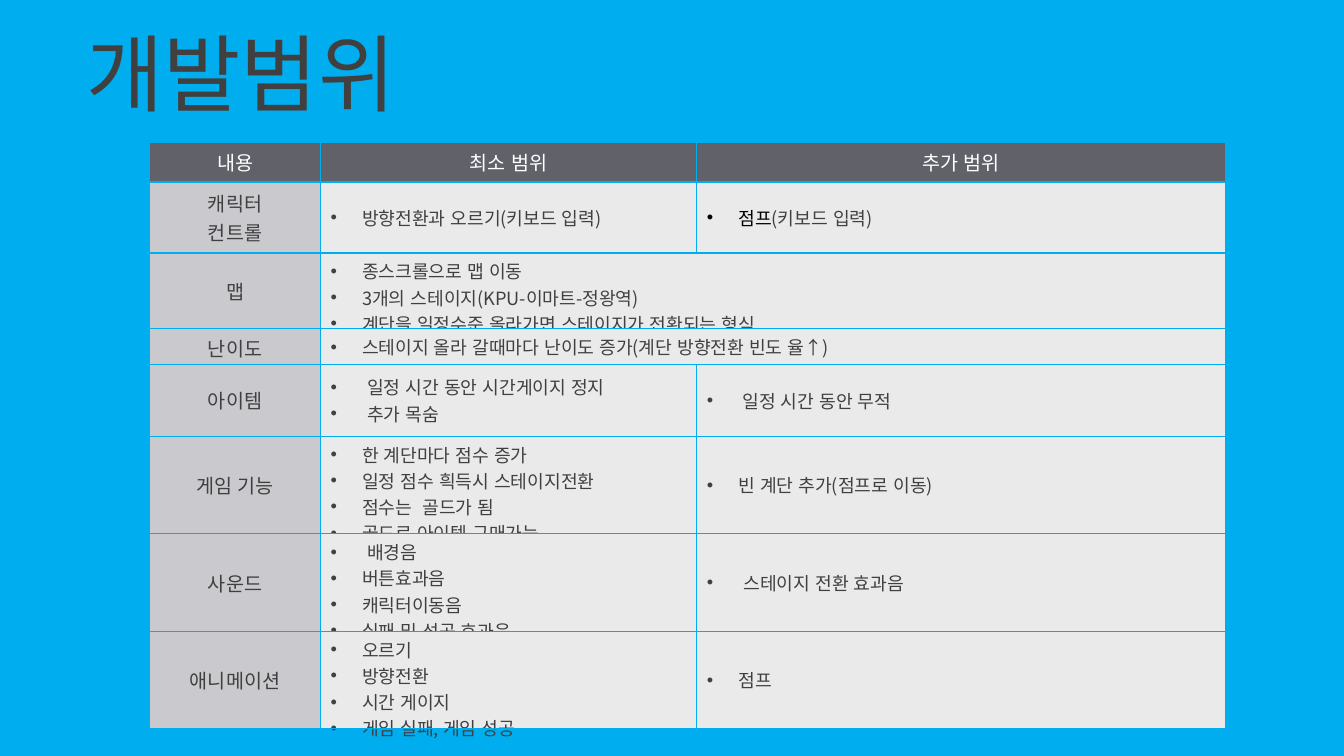
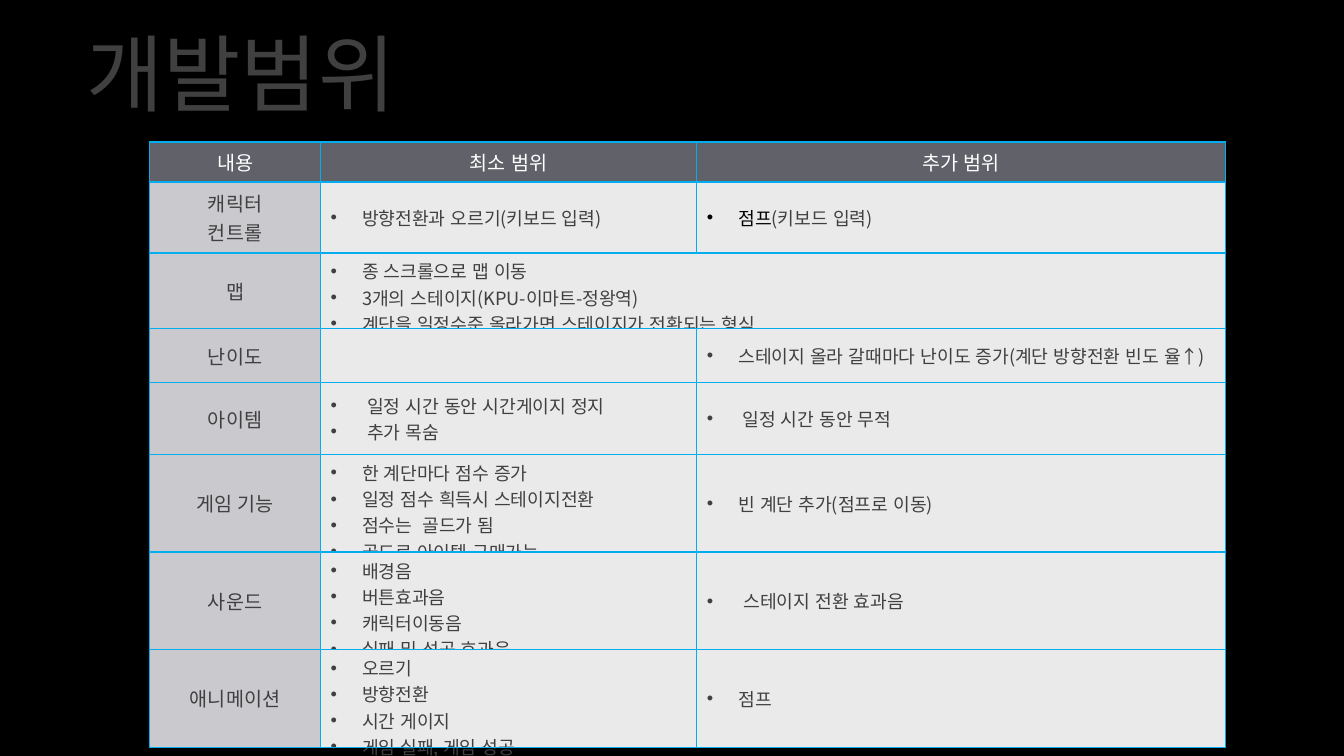
Before and after one commit to EomDongyeon/2DGP, a slide deck: slide 3 of 2차발표_2015180023엄동연.pptx (slide 7 before the commit). Drawn at 1344x756 pixels with LibreOffice and Linux fonts; fonts in the diff are those of the drawing; background and template pictures are left out. Boxes give left, top, right and bottom in pixels: in the first picture for what was removed or moved away, otherwise in the second. Text is boxed around its words. In the diff, an @@ line names an element or a change of style, - is before the commit and + after.

```diff
--- a/2차발표_2015180023엄동연.pptx
+++ b/2차발표_2015180023엄동연.pptx
@@ background #00AEEF to picture (left out) @@
@@ table at (150,142,1225,756) @@
-row 3, column 2: 종스크롤으로 맵 이동 / 3개의 스테이지(KPU-이마트-정왕역) / 계단을 일정수준 올라가면 스테이지가 전환되는 형식
+row 3, column 2: 종 스크롤으로 맵 이동 / 3개의 스테이지(KPU-이마트-정왕역) / 계단을 일정수준 올라가면 스테이지가 전환되는 형식
-row 4, column 2: 스테이지 올라 갈때마다 난이도 증가(계단 방향전환 빈도 율↑)
+row 4, column 2: 
-row 4, column 3: 
+row 4, column 3: 스테이지 올라 갈때마다 난이도 증가(계단 방향전환 빈도 율↑)
```
Also in this commit, not shown: 4 other slides changed, 1 slide added, 4 slides removed, 1 other file.
